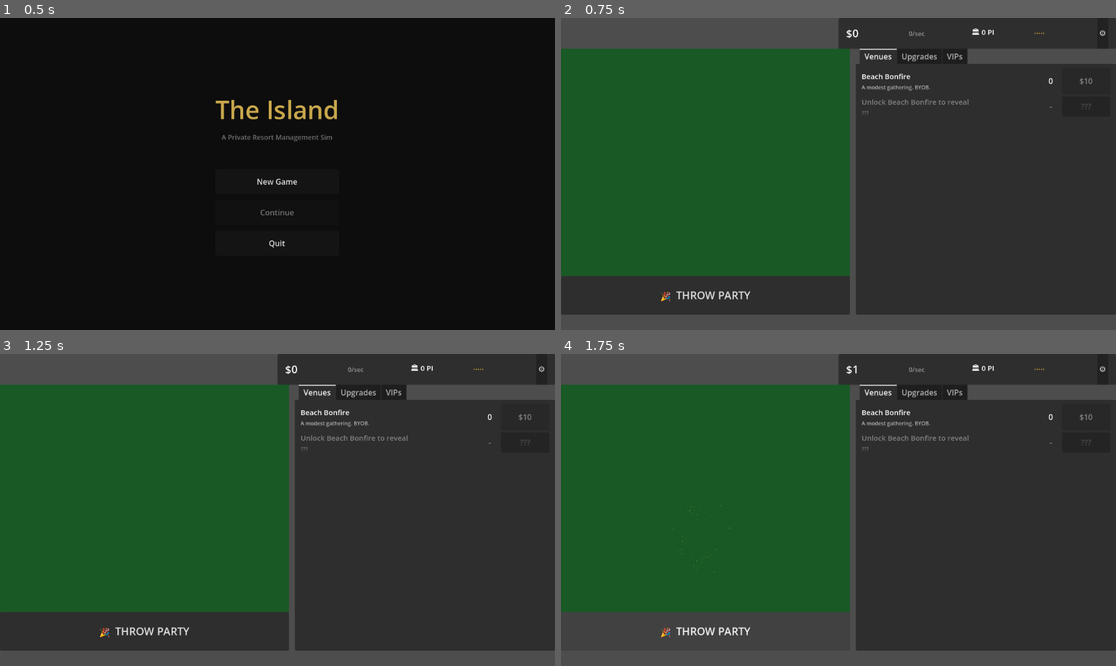
Above: before the commit, frames 1-4 (two rows, left to right).
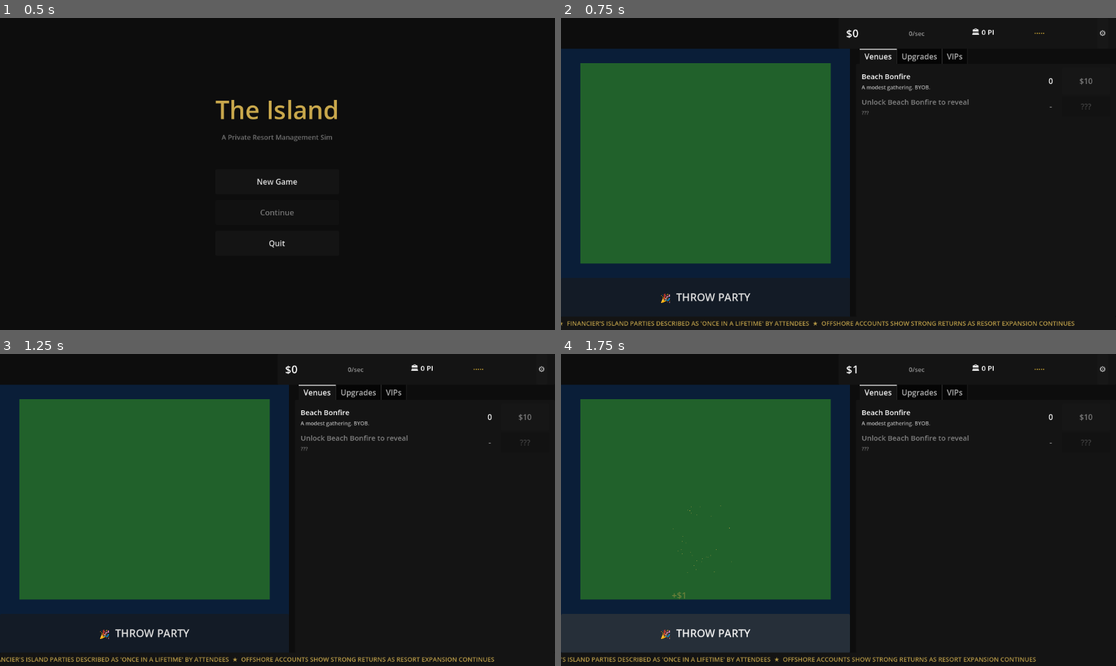
Above: after the commit, the same moments.

Repository: jhughesofficial/island-game
Game: Godot game, scene res://scenes/MainMenu.tscn
Two runs of this game, one before a commit and one after it. Both use one fixed random seed, a clock stepped at 60 frames per second and the inputs below.
Inputs:
- Up to frame 1 (0.5 s): no input
- Up to frame 2 (0.75 s): click "New Game" at 0.5 s
- Up to frame 3 (1.25 s): no input
- Up to frame 4 (1.75 s): click "🎉 THROW PARTY" at 1.25 s

Frame 1 is identical in both runs. In frame 2, 69% of the frame differs, in the area x 0-100%, y 0-100%; in frame 3, 69%; in frame 4, 69%.

Commit message:
feat: floating click text, news ticker, ocean background
- island_map.gd: +$X gold label floats up and fades on each click
- IslandMap.tscn: dark ocean background behind island rect, island
  inset from edges to read as an island shape
- Main.tscn: dark #0d0d0d background, NewsTicker pinned to bottom (28px)
- NewsTicker: scrolling Act 1 innocent flavor headlines in gold

Diff:
--- a/scenes/Main.tscn
+++ b/scenes/Main.tscn
@@ -7,11 +7,17 @@
 [ext_resource type="PackedScene" path="res://scenes/components/GameOver.tscn" id="5"]
 [ext_resource type="PackedScene" path="res://scenes/components/SettingsPanel.tscn" id="6"]
 [ext_resource type="PackedScene" path="res://scenes/components/DebugPanel.tscn" id="7"]
+[ext_resource type="PackedScene" path="res://scenes/components/NewsTicker.tscn" id="8"]
 
 [node name="Main" type="Control"]
 anchor_right = 1.0
 anchor_bottom = 1.0
 script = ExtResource("1")
+
+[node name="Background" type="ColorRect" parent="."]
+anchor_right = 1.0
+anchor_bottom = 1.0
+color = Color(0.051, 0.051, 0.051, 1)
 
 [node name="StatusBar" parent="." instance=ExtResource("2")]
 layout_mode = 1
@@ -24,12 +30,19 @@
 anchor_right = 1.0
 anchor_bottom = 1.0
 offset_top = 64.0
-offset_bottom = -32.0
+offset_bottom = -28.0
 split_offset = 600
 
 [node name="IslandMap" parent="HSplitContainer" instance=ExtResource("3")]
 
 [node name="TabPanel" parent="HSplitContainer" instance=ExtResource("4")]
+
+[node name="NewsTicker" parent="." instance=ExtResource("8")]
+layout_mode = 1
+anchor_top = 1.0
+anchor_right = 1.0
+anchor_bottom = 1.0
+offset_top = -28.0
 
 [node name="GameOverOverlay" parent="." instance=ExtResource("5")]
 layout_mode = 1
--- a/scenes/components/IslandMap.tscn
+++ b/scenes/components/IslandMap.tscn
@@ -7,11 +7,19 @@
 anchor_bottom = 1.0
 script = ExtResource("1")
 
+[node name="OceanBg" type="ColorRect" parent="."]
+anchor_right = 1.0
+anchor_bottom = 1.0
+color = Color(0.04, 0.12, 0.22, 1)
+
 [node name="IslandRect" type="ColorRect" parent="."]
 anchor_right = 1.0
 anchor_bottom = 1.0
-offset_bottom = -80.0
-color = Color(0.1, 0.35, 0.15, 1)
+offset_left = 40.0
+offset_right = -40.0
+offset_top = 30.0
+offset_bottom = -110.0
+color = Color(0.13, 0.38, 0.17, 1)
 
 [node name="VenuesLayer" type="Control" parent="."]
 anchor_right = 1.0
--- /dev/null
+++ b/scenes/components/NewsTicker.tscn
@@ -0,0 +1,20 @@
+[gd_scene load_steps=2 format=3]
+
+[ext_resource type="Script" path="res://scripts/components/news_ticker.gd" id="1"]
+
+[node name="NewsTicker" type="PanelContainer"]
+clip_contents = true
+script = ExtResource("1")
+
+[node name="MarginContainer" type="MarginContainer" parent="."]
+anchor_right = 1.0
+anchor_bottom = 1.0
+theme_override_constants/margin_left = 8
+theme_override_constants/margin_right = 8
+theme_override_constants/margin_top = 4
+theme_override_constants/margin_bottom = 4
+
+[node name="TickerLabel" type="Label" parent="MarginContainer"]
+clip_text = false
+theme_override_font_sizes/font_size = 13
+theme_override_colors/font_color = Color(0.788, 0.659, 0.298, 0.9)
--- a/scripts/components/island_map.gd
+++ b/scripts/components/island_map.gd
@@ -67,13 +67,27 @@
 	node.position = pos_norm * venues_layer.size - node.size * 0.5
 
 func _on_throw_party() -> void:
-	GameState.click_party()
+	var earned: float = GameState.click_party()
 	_play_click_particles()
+	_spawn_click_label(earned)
 
 func _play_click_particles() -> void:
 	particles.restart()
 	particles.emitting = true
 
+func _spawn_click_label(amount: float) -> void:
+	var lbl := Label.new()
+	lbl.text = "+" + NumberFormatter.format(amount)
+	lbl.add_theme_font_size_override("font_size", 18)
+	lbl.add_theme_color_override("font_color", Color(0.788, 0.659, 0.298, 1))
+	lbl.position = throw_btn.position + Vector2(randf_range(60, throw_btn.size.x - 60), -20)
+	add_child(lbl)
+	var tween := create_tween()
+	tween.set_parallel(true)
+	tween.tween_property(lbl, "position:y", lbl.position.y - 60, 0.8).set_ease(Tween.EASE_OUT)
+	tween.tween_property(lbl, "modulate:a", 0.0, 0.8).set_ease(Tween.EASE_IN)
+	tween.chain().tween_callback(lbl.queue_free)
+
 func _on_resized() -> void:
 	for venue_id in _venue_nodes:
 		_reposition_venue(venue_id, _venue_nodes[venue_id])
--- /dev/null
+++ b/scripts/components/news_ticker.gd
@@ -0,0 +1,37 @@
+extends PanelContainer
+
+# Act 1 headlines — innocent party host framing
+const ACT1_HEADLINES: Array[String] = [
+	"LOCAL PHILANTHROPIST HOSTS RECORD-BREAKING FUNDRAISER ON PRIVATE ISLAND",
+	"EXCLUSIVE RESORT ATTRACTS HIGH-PROFILE GUESTS FROM ACROSS THE GLOBE",
+	"ISLAND GETAWAY BECOMES HOT TICKET FOR ELITE NETWORKING EVENTS",
+	"PRIVATE VENUE SEES SURGE IN BOOKINGS AS WORD SPREADS AMONG THE WELL-CONNECTED",
+	"SOCIALITE CIRCLES BUZZ OVER MYSTERY HOST'S LEGENDARY HOSPITALITY",
+	"FINANCIER'S ISLAND PARTIES DESCRIBED AS 'ONCE IN A LIFETIME' BY ATTENDEES",
+	"OFFSHORE ACCOUNTS SHOW STRONG RETURNS AS RESORT EXPANSION CONTINUES",
+	"GUEST LIST GROWS AS MORE PROMINENT FIGURES SEEK INVITATIONS",
+	"ISLAND INFRASTRUCTURE INVESTMENT DRAWS PRAISE FROM REGIONAL ECONOMISTS",
+	"PROMINENT POLITICAL FIGURE SPOTTED VACATIONING AT EXCLUSIVE ISLAND ESTATE",
+	"LUXURY YACHT FLEET EXPANDED TO ACCOMMODATE GROWING VIP CLIENTELE",
+	"PRIVATE JET ARRIVALS UP 300% — ISLAND HOST BECOMES SOUGHT-AFTER DESTINATION",
+]
+
+@onready var ticker_label: Label = $MarginContainer/TickerLabel
+
+var _current_index: int = 0
+var _scroll_x: float = 0.0
+var _speed: float = 80.0  # pixels per second
+
+func _ready() -> void:
+	_current_index = randi() % ACT1_HEADLINES.size()
+	ticker_label.text = "  ★  " + ACT1_HEADLINES[_current_index] + "  ★  " + ACT1_HEADLINES[(_current_index + 1) % ACT1_HEADLINES.size()]
+	_scroll_x = 0.0
+
+func _process(delta: float) -> void:
+	_scroll_x -= _speed * delta
+	ticker_label.position.x = _scroll_x
+	# When the first headline has fully scrolled off, advance and reset
+	if _scroll_x < -ticker_label.size.x * 0.5:
+		_current_index = (_current_index + 1) % ACT1_HEADLINES.size()
+		ticker_label.text = "  ★  " + ACT1_HEADLINES[_current_index] + "  ★  " + ACT1_HEADLINES[(_current_index + 1) % ACT1_HEADLINES.size()]
+		_scroll_x = 0.0
Not shown: 1 places in scenes/Main.tscn that only renumber resources
